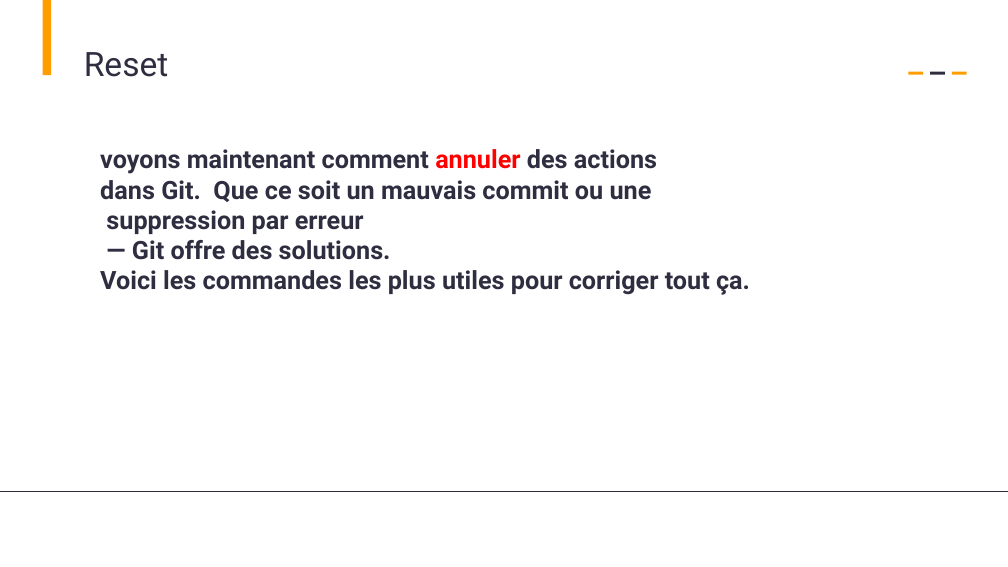
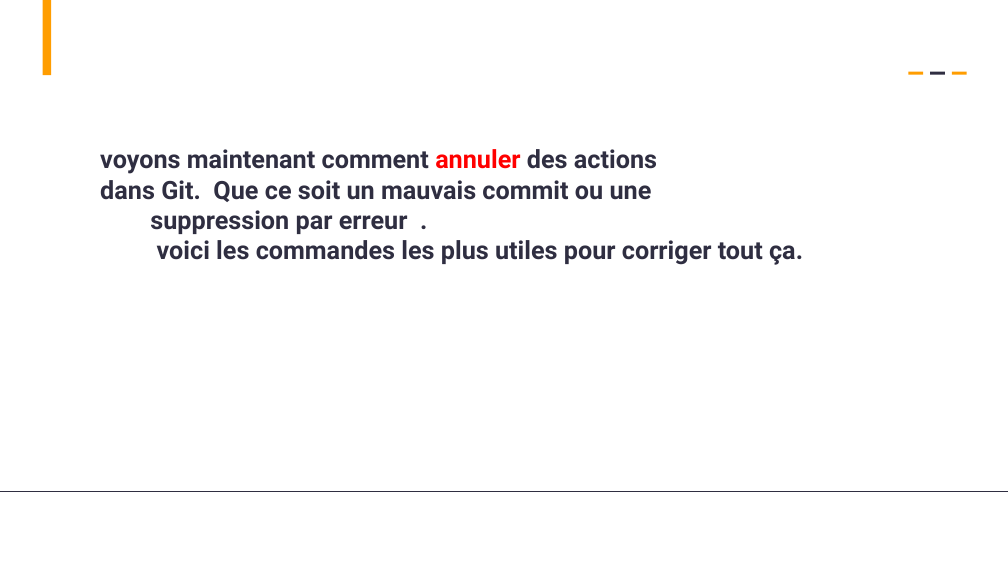
Before and after one commit to AbdessamadAbdaoui/Presentation_Git, a slide deck: slide 2 of presentation_Git.pptx. Drawn at 1008x567 pixels with LibreOffice and Linux fonts; fonts in the diff are those of the drawing. Boxes give left, top, right and bottom in pixels: in the first picture for what was removed or moved away, otherwise in the second. Text is boxed around its words. In the diff, an @@ line names an element or a change of style, - is before the commit and + after.

```diff
--- a/presentation_Git.pptx
+++ b/presentation_Git.pptx
@@ text removed at box(84, 52, 169, 77) @@
-Reset
@@ text at box(150, 210, 803, 265): text changed @@
-suppression par erreur
-— Git offre des solutions.
-Voici les commandes les plus utiles pour corriger tout ça.
+suppression par erreur .
+voici les commandes les plus utiles pour corriger tout ça.
```
Also in this commit, not shown: 3 other slides changed, 7 slides added, 2 slides removed.
